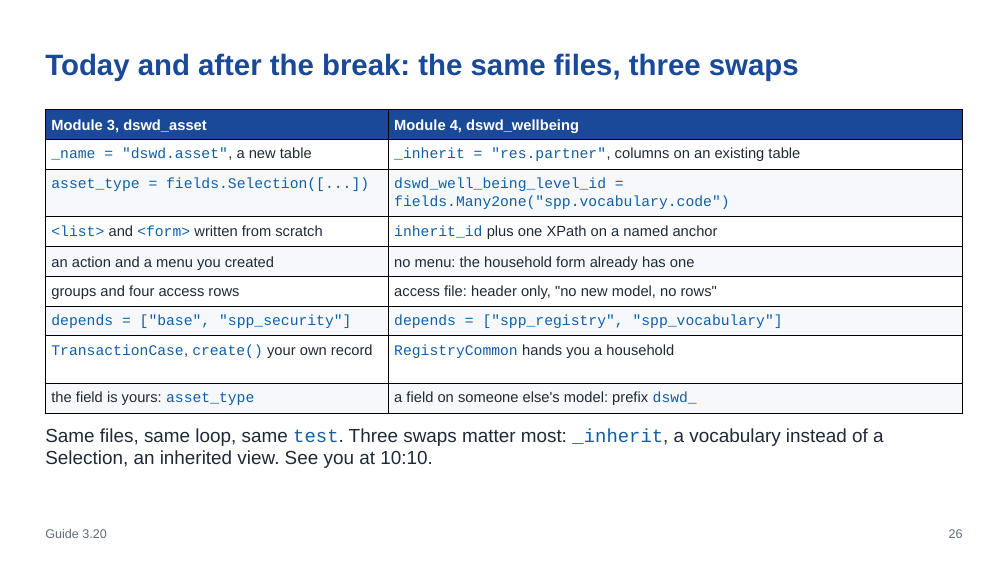
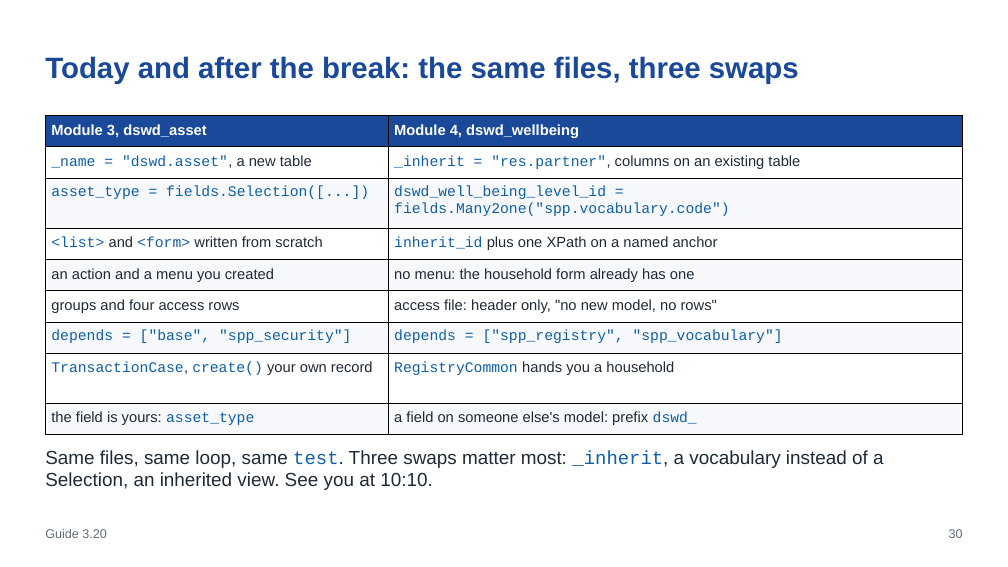
Before and after one commit to pithtech/OpenSPP-Template, a slide deck: slide 30 of training/module3/slides.pptx (slide 26 before the commit). Drawn at 1008x567 pixels with LibreOffice and Linux fonts; fonts in the diff are those of the drawing. Boxes give left, top, right and bottom in pixels: in the first picture for what was removed or moved away, otherwise in the second. Text is boxed around its words. In the diff, an @@ line names an element or a change of style, - is before the commit and + after.

```diff
--- a/training/module3/slides.pptx
+++ b/training/module3/slides.pptx
@@ text "Today and after the break: ..." at bbox=[45, 56, 799, 84]: line spacing 33.6pt to 1 @@
@@ table at bbox=[45, 116, 963, 435] @@
@@ line spacing 16.8pt to 1 @@
@@ table: place and size @@
-table at bbox=[45, 110, 963, 413]
+table at bbox=[45, 116, 963, 435]
@@ text "Same files, same loop, same ...": place and size @@
-text "Same files, same loop, same ..." at bbox=[45, 428, 884, 468]
+text "Same files, same loop, same ..." at bbox=[45, 450, 884, 490]
@@ text "Same files, same loop, same ..." at bbox=[45, 450, 884, 490]: line spacing 21.6pt to 1 @@
@@ text at bbox=[949, 529, 963, 538]: text changed @@
-26
+30
```
Also in this commit, not shown: 24 other slides changed, 4 slides added, 12 other files.
